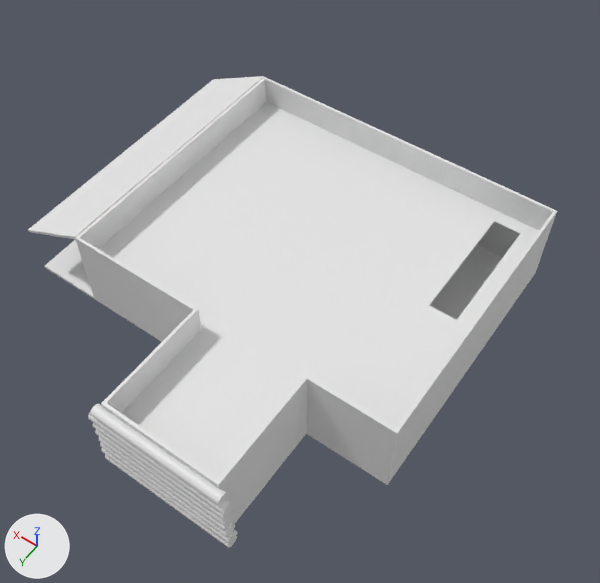
Before and after pictures for a commit that changed the Blender file Assets/Prefabs/Blender/shack.blend.
One viewpoint serves both versions: a 50 mm lens placed at (-10.3, 15.5, 23.4), pointed at (-0.9, 2.4, 2.7). Every picture has the same lights, and +X, +Y and +Z are marked at lower left.

Names of what the first picture shows: 'Cube', 'Cylinder.008', 'Floor', 'Floor0Walls', 'Floor1Walls', 'FloorCeiling'.
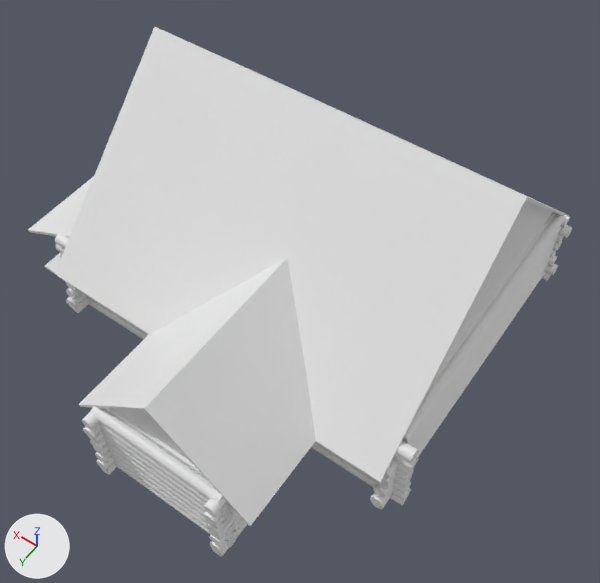
Boxes [x1, y1, x2, y2] around the edits, measured in the pictures (600 x 583 px):
'Roof', shown: after [55, 27, 568, 526]
'Cylinder.001', shown: after [370, 213, 564, 509]
'Cylinder.004', shown: after [311, 440, 419, 506]
'Cylinder.006', shown: after [203, 498, 247, 557]
'Cylinder.005', shown: after [82, 412, 117, 475]
'Cylinder.003', shown: after [55, 233, 149, 340]
'Cylinder.007', shown: after [542, 214, 572, 281]
'Cylinder.002', shown: after [64, 280, 91, 313]
'FloorCeiling', unchanged, covered by the edit: before [99, 102, 539, 480]
'Floor1Walls', unchanged, covered by the edit: before [75, 77, 557, 496]; after [104, 212, 556, 482]
'Floor0Walls', unchanged, covered by the edit: before [83, 222, 549, 524]
'Cube', unchanged, covered by the edit: before [28, 76, 264, 239]; after [28, 176, 94, 238]

The change, as a list of edits to the scene's bpy script:
```text
Change ob_roof:
    remove ob_roof.hide_set(True)
Change ob_cylinder_001:
    remove ob_cylinder_001.hide_set(True)
Change ob_cylinder_002:
    remove ob_cylinder_002.hide_set(True)
Change ob_cylinder_003:
    remove ob_cylinder_003.hide_set(True)
Change ob_cylinder_004:
    remove ob_cylinder_004.hide_set(True)
Change ob_cylinder_005:
    remove ob_cylinder_005.hide_set(True)
Change ob_cylinder_006:
    remove ob_cylinder_006.hide_set(True)
Change ob_cylinder_007:
    remove ob_cylinder_007.hide_set(True)
```
